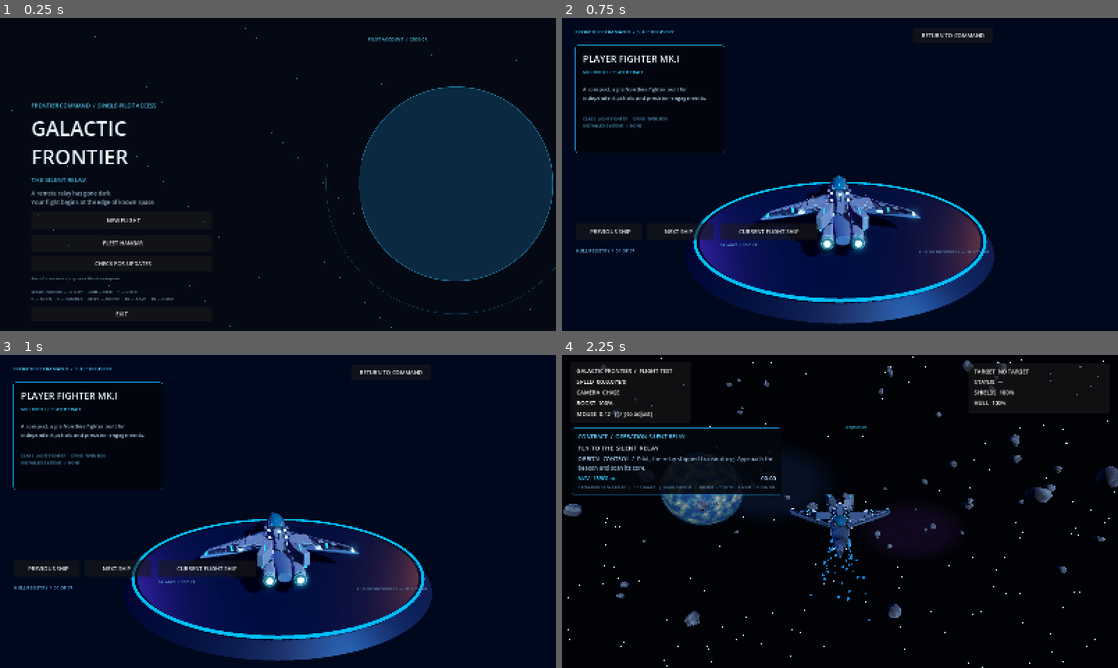
Above: before the commit, frames 1-4 (two rows, left to right).
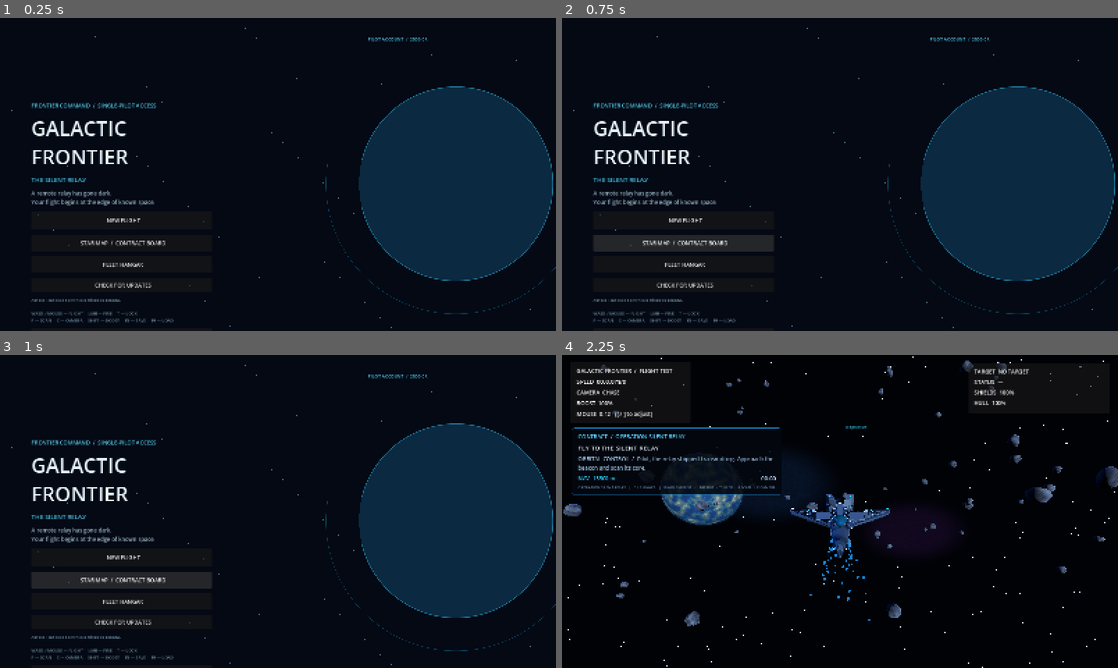
Above: after the commit, the same moments.

Repository: valdissor1990-ui/GALACTIC-FRONTIER
Game: Godot game, scene res://scenes/bootstrap/main.tscn
Two runs of this game, one before a commit and one after it. Both use one fixed random seed, a clock stepped at 60 frames per second and the inputs below.
Inputs (mouse positions are in pixels of both pictures, inside the frame that each line leads up to):
- Up to frame 1 (0.25 s): no input
- Up to frame 2 (0.75 s): click (684, 243) at 0.5 s, where only the run after the commit has a clickable "STAR MAP / CONTRACT BOARD"
- Up to frame 3 (1 s): no input
- Up to frame 4 (2.25 s): click (951, 373) at 1.25 s, where only the run before the commit has a clickable "RETURN TO COMMAND"; click "NEW FLIGHT" at 2 s

The runs differ from the first frame. In frame 1, 1.1% of the frame differs, in the area x 5-35%, y 71-98%; in frame 2, 38%; in frame 3, 38%, in the area x 2-100%, y 3-100%; in frame 4, nothing differs.

Commit message:
Add star map and contract board entry to main menu

Diff:
--- a/scripts/ui/main_menu.gd
+++ b/scripts/ui/main_menu.gd
@@ -70,6 +70,12 @@
 	start.custom_minimum_size = Vector2(390, 54)
 	start.pressed.connect(_start_game)
 	layout.add_child(start)
+	var contracts := Button.new()
+	contracts.name = "ContractBoardButton"
+	contracts.text = "  STAR MAP  /  CONTRACT BOARD"
+	contracts.custom_minimum_size = Vector2(390, 48)
+	contracts.pressed.connect(_open_contract_board)
+	layout.add_child(contracts)
 	var hangar := Button.new()
 	hangar.name = "FleetHangarButton"
 	hangar.text = "  FLEET HANGAR"
@@ -195,6 +201,12 @@
 	return stage >= 0 and stage <= 6
 
 
+func _open_contract_board() -> void:
+	var error := get_tree().change_scene_to_file("res://scenes/ui/contract_board.tscn")
+	if error != OK:
+		push_error("Could not open the star map and contract board: %s" % error)
+
+
 func _open_hangar() -> void:
 	var error := get_tree().change_scene_to_file("res://scenes/ui/fleet_hangar.tscn")
 	if error != OK:
